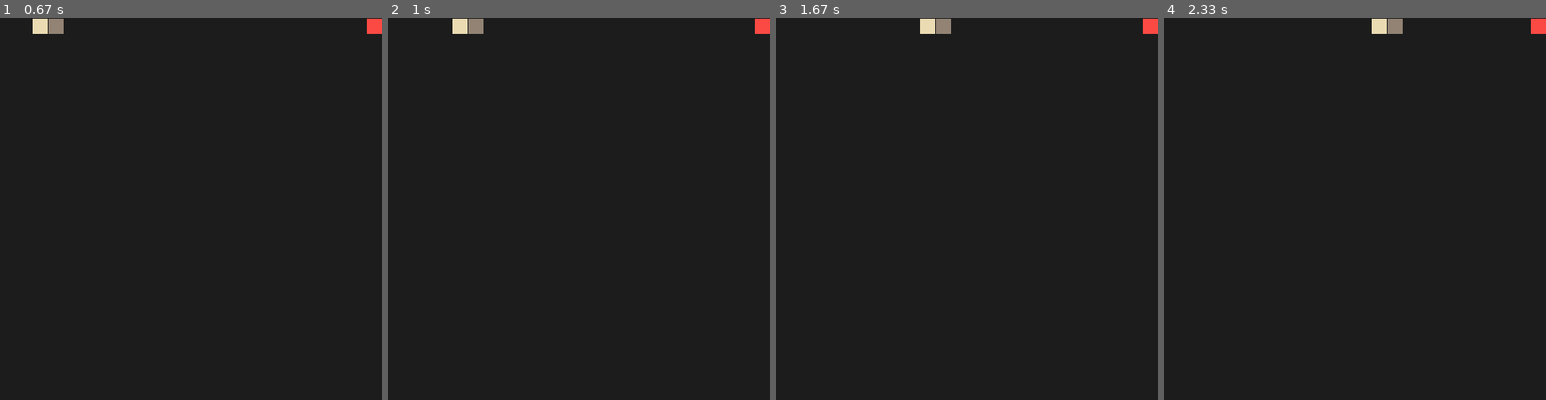
Above: before the commit, frames 1-4 (left to right).
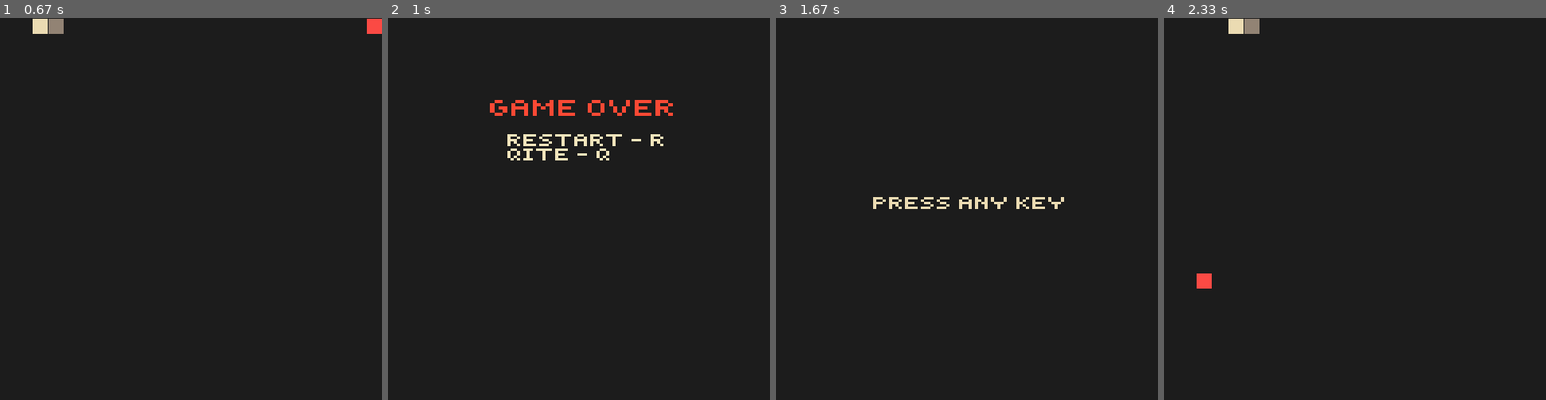
Above: after the commit, the same moments.

Repository: tomattoid/SnakePyGame
Game: pygame game, started from main.py
The game is run twice, just before and just after one commit, with the same random seed, the same clock (stepped at 60 frames per second) and the same inputs.
Inputs:
- Up to frame 1 (0.67 s): hold Right from 0.33 s (still down)
- Up to frame 2 (1 s): release Right at 0.8 s; hold Up from 0.83 s (still down)
- Up to frame 3 (1.67 s): release Up at 1.13 s; hold R 1.17-1.63 s
- Up to frame 4 (2.33 s): hold Right 1.67-2.13 s

Frame 1 is identical in both runs. In frame 2, 2.1% of the frame differs, in the area x 16-100%, y 0-38%; in frame 3, 1.1%; in frame 4, 0.9%.

Commit message:
added music and sounds

Diff:
--- a/config.py
+++ b/config.py
@@ -1,12 +1,23 @@
 import os
 
 game_folder = os.path.dirname(__file__)
+
 img_folder = os.path.join(game_folder, 'img')
 game_over_img = os.path.join(img_folder, 'gameover.png')
 restart_img = os.path.join(img_folder, 'restart.png')
 quit_img = os.path.join(img_folder, 'quit.png')
 you_win_img = os.path.join(img_folder, 'you_win.png')
 start_img = os.path.join(img_folder, 'start.png')
+
+snd_folder = os.path.join(game_folder, 'snd')
+music1 = os.path.join(snd_folder, 'music1.wav')
+music2 = os.path.join(snd_folder, 'music2.wav')
+music3 = os.path.join(snd_folder, 'music3.wav')
+music4 = os.path.join(snd_folder, 'music4.wav')
+music5 = os.path.join(snd_folder, 'music5.wav')
+lose_snd = os.path.join(snd_folder, 'game_over_sound.wav')
+collect_snd = os.path.join(snd_folder, 'collect.wav')
+victory_snd = os.path.join(snd_folder, 'victory.wav')
 
 WIDTH = 480
 HEIGHT = WIDTH
--- a/main.py
+++ b/main.py
@@ -1,10 +1,12 @@
 import runpy
 import pygame
-from pygame.locals import *
+from pygame.locals import KEYDOWN
 from config import WIDTH, HEIGHT, FPS, BLACK
 from snake import Snake
 from apple import Apple
-from ui import Quit, Restart, Win, GameOver, Start
+from ui import Win, GameOver, Start
+from sound import SoundPlayer
+
 
 def wait():
     start_sprites = pygame.sprite.Group()
@@ -20,23 +22,24 @@
         start_sprites.draw(screen)
         pygame.display.flip()
 
+
 def check_movement(player: Snake, event: pygame.event.Event):
-    if (event.key == pygame.K_a and not
+    if ((event.key == pygame.K_a or event.key == pygame.K_LEFT) and not
         (player.get_coordinates(0)[0] - 20 == player.get_coordinates(1)[0] and
          player.get_coordinates(0)[1] == player.get_coordinates(1)[1])):
         player.parts[0].speed_x = -20
         player.parts[0].speed_y = 0
-    if (event.key == pygame.K_d and not
+    if ((event.key == pygame.K_d or event.key == pygame.K_RIGHT) and not
         (player.get_coordinates(0)[0] + 20 == player.get_coordinates(1)[0] and
          player.get_coordinates(0)[1] == player.get_coordinates(1)[1])):
         player.parts[0].speed_x = 20
         player.parts[0].speed_y = 0
-    if (event.key == pygame.K_w and not
+    if ((event.key == pygame.K_w or event.key == pygame.K_UP) and not
         (player.get_coordinates(0)[1] - 20 == player.get_coordinates(1)[1] and
          player.get_coordinates(0)[0] == player.get_coordinates(1)[0])):
         player.parts[0].speed_y = -20
         player.parts[0].speed_x = 0
-    if (event.key == pygame.K_s and not
+    if ((event.key == pygame.K_s or event.key == pygame.K_DOWN) and not
         (player.get_coordinates(0)[1] + 20 == player.get_coordinates(1)[1] and
          player.get_coordinates(0)[0] == player.get_coordinates(1)[0])):
         player.parts[0].speed_y = 20
@@ -48,6 +51,7 @@
 screen = pygame.display.set_mode((WIDTH, HEIGHT))
 pygame.display.set_caption("Snake")
 clock = pygame.time.Clock()
+sound_player = SoundPlayer()
 all_sprites = pygame.sprite.Group()
 start_sprites = pygame.sprite.Group()
 lose_sprites = pygame.sprite.Group()
@@ -78,7 +82,8 @@
 while running:
     clock.tick(FPS)
     ev = pygame.event.get()
-
+    if not pygame.mixer.music.get_busy() and not game_over and not you_win:
+        sound_player.play_music()
     if not game_over and not you_win:
         for event in ev:
 
@@ -102,18 +107,22 @@
                     all_sprites.add(player.parts[-1])
                     if len(player.parts) == (WIDTH/20) ** 2:
                         you_win = True
+                        sound_player.play_victory_snd()
                     else:
                         apple = Apple()
                         while apple.rect.center in coordinates:
                             apple = Apple()
                         all_sprites.add(apple)
                         eat = False
+                        sound_player.play_collect_snd()
                 if (player.get_coordinates(0) in coordinates or
                    player.get_coordinates(0)[0] <= 0 or
                    player.get_coordinates(0)[1] <= 0 or
                    player.get_coordinates(0)[0] >= WIDTH or
                    player.get_coordinates(0)[1] >= HEIGHT):
                     game_over = True
+                    sound_player.play_lose_snd()
+                    sound_player.stop_music()
 
         screen.fill(BLACK)
         all_sprites.draw(screen)
@@ -122,9 +131,9 @@
         for event in ev:
             if event.type == pygame.QUIT:
                 running = False
-            if (event.type == KEYDOWN and event.key == K_q):
+            if (event.type == KEYDOWN and event.key == pygame.K_q):
                 running = False
-            if (event.type == KEYDOWN and event.key == K_r):
+            if (event.type == KEYDOWN and event.key == pygame.K_r):
                 runpy.run_path(path_name='main.py')
                 running = False
         screen.fill(BLACK)
--- /dev/null
+++ b/sound.py
@@ -0,0 +1,41 @@
+from config import (music1, music2, music3, music4,
+                    music5, lose_snd, collect_snd, victory_snd)
+import pygame
+import random
+
+
+class SoundPlayer:
+    def __init__(self) -> None:
+        self.music = []
+        self.music += [music1, music2, music3,
+                       music4, music5]
+        random.shuffle(self.music)
+        self.current_music = 0
+        self.lose = pygame.mixer.Sound(lose_snd)
+        self.collect = pygame.mixer.Sound(collect_snd)
+        self.victory = pygame.mixer.Sound(victory_snd)
+
+    def play_lose_snd(self):
+        self.lose.play()
+
+    def play_collect_snd(self):
+        self.collect.play()
+
+    def play_victory_snd(self):
+        self.victory.play()
+
+    def play_music(self):
+        pygame.mixer.music.load(self.music[self.current_music])
+        pygame.mixer.music.play(1)
+        if self.current_music == len(self.music) - 1:
+            random.shuffle(self.music)
+            self.current_music = 0
+        else:
+            self.current_music += 1
+
+    def stop_music(self):
+        pygame.mixer.music.stop()
+        pygame.mixer.music.unload()
+
+    def set_music_volume(self, volume):
+        pygame.mixer.music.set_volume(volume)
--- a/ui.py
+++ b/ui.py
@@ -1,12 +1,14 @@
 import pygame
 from config import (WIDTH, HEIGHT, start_img, game_over_img,
                     quit_img, restart_img, WHITE, you_win_img)
+
 
 class Start(pygame.sprite.Sprite):
     def __init__(self):
         pygame.sprite.Sprite.__init__(self)
         self.image = pygame.image.load(start_img)
-        self.image = pygame.transform.scale(self.image,(WIDTH / 1.5, HEIGHT / 2))
+        self.image = pygame.transform.scale(self.image,
+                                            (WIDTH / 1.5, HEIGHT / 2))
         self.rect = self.image.get_rect()
         self.rect.center = (WIDTH/2, HEIGHT/2)
 
Not shown, added: snd/collect.wav
Not shown, added: snd/game_over_sound.wav
Not shown, added: snd/music1.wav
Not shown, added: snd/music2.wav
Not shown, added: snd/music3.wav
Not shown, added: snd/music4.wav
Not shown, added: snd/music5.wav
Not shown, added: snd/victory.wav
